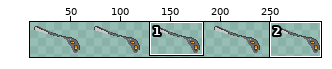
Edited in one commit: sprite sheet (avalimmech/vehicles/modularmech/body/avali_back.png). Above, an overview of the earlier version with the close-up marked.
Close-up. First the earlier version:
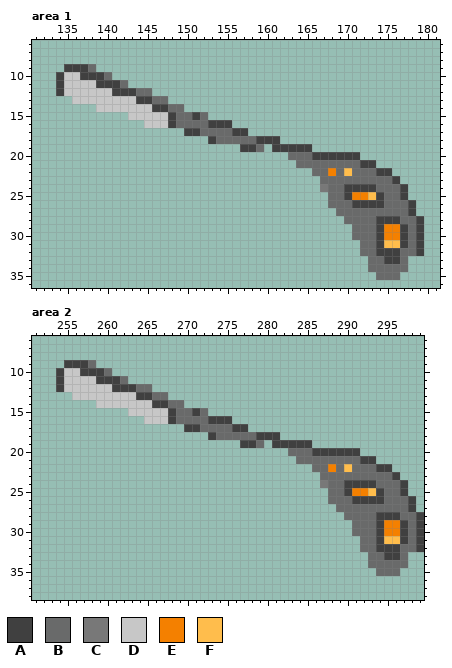
The file is 300x58 pixels. Shown: area 1: x 131..181, y 6..36; area 2: x 251..299, y 6..38. The wide view leaves out empty margins. The commit also changed other parts of the picture, which this record leaves out.
Palette (. is transparent): A #404040  B #696a6a  C #787878  D #c7c7c7  E #f48000  F #ffbd4c
After:
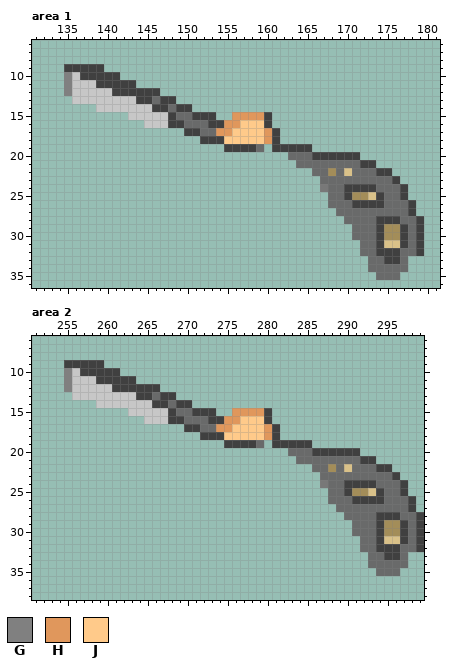
Colours new in this view: G #808080  H #e0975c  J #ffca8a
Edits made:
colour E: #f48000 -> #a38d59
colour F: #ffbd4c -> #d9c189
Changed rows in their new state; - is a pixel that keeps its letter.
Area 1:
first column x 134:
 9 ----AA----------------------
10 .G----AA--------------------
11 .G------AA------------------
12 .G--------AAA---------------
13 -------------AA-------------
14 ---------------AA-----------
15 ------------------AA--HHHHA-
16 ---------------A-----HHJJJA-
17 --------------------HHJJJJHA
18 ------------------A-AJJJJJH-
19 ---------------------AA-----
Area 2:
first column x 254:
 9 ----AA----------------------
10 .G----AA--------------------
11 .G------AA------------------
12 .G--------AAA---------------
13 -------------AA-------------
14 ---------------AA-----------
15 ------------------AA--HHHHA-
16 ---------------A-----HHJJJA-
17 --------------------HHJJJJHA
18 ------------------A-AJJJJJH-
19 ---------------------AA-----
